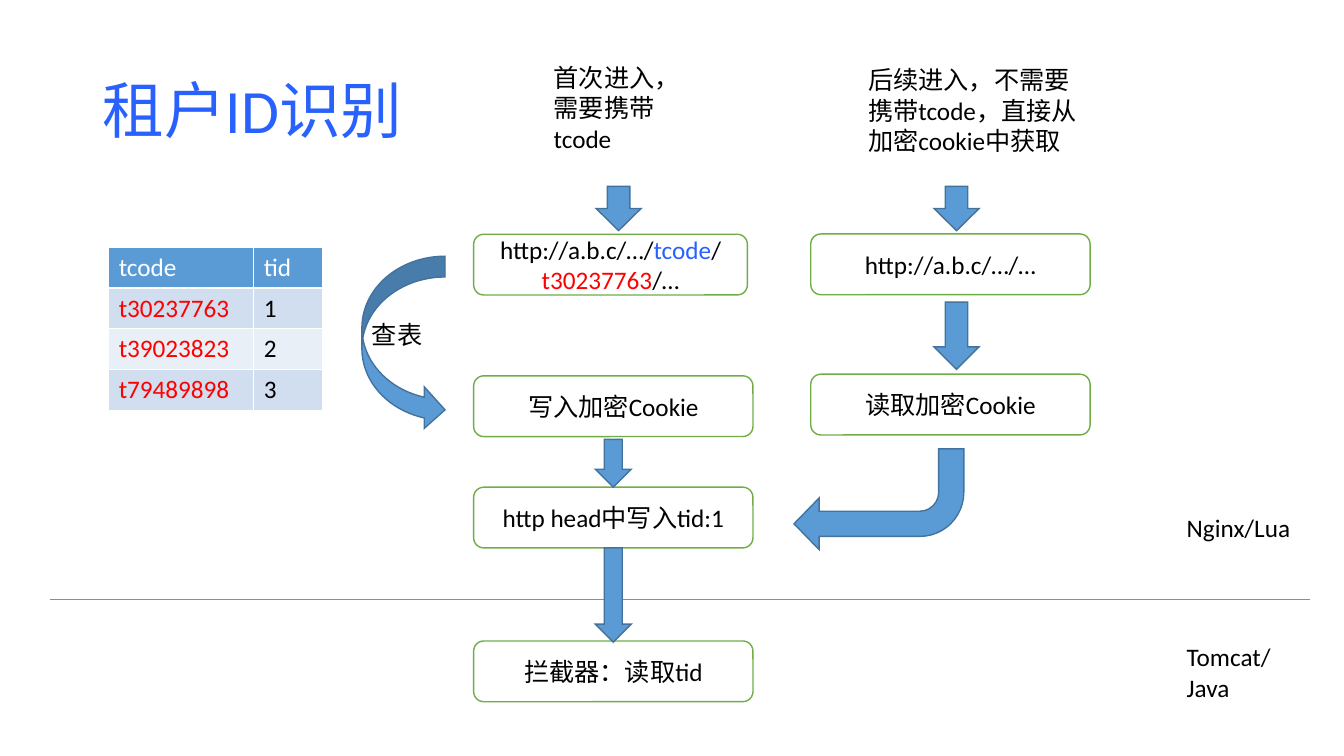
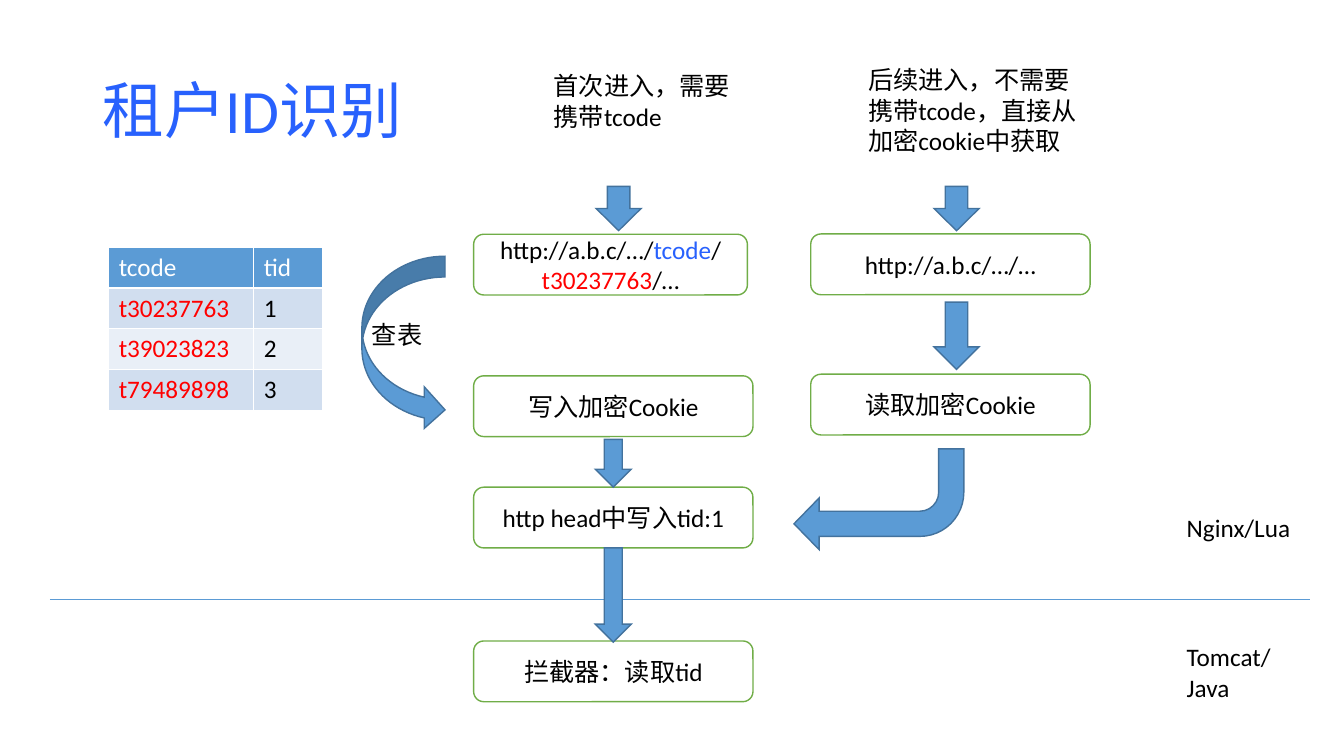
Before and after one commit to AL-WUHC2/nginx_conf, a slide deck: slide 1 of conf/tcode.pptx. Drawn at 1344x756 pixels with LibreOffice and Linux fonts; fonts in the diff are those of the drawing. Boxes give left, top, right and bottom in pixels: in the first picture for what was removed or moved away, otherwise in the second. Text is boxed around its words. In the diff, an @@ line names an element or a change of style, - is before the commit and + after.

```diff
--- a/conf/tcode.pptx
+++ b/conf/tcode.pptx
@@ text "首次进入，需要携带tcode" rewrapped from bbox=[554, 66, 680, 148] to bbox=[554, 74, 730, 128] @@
```
Also in this commit, not shown: 2 other files.
